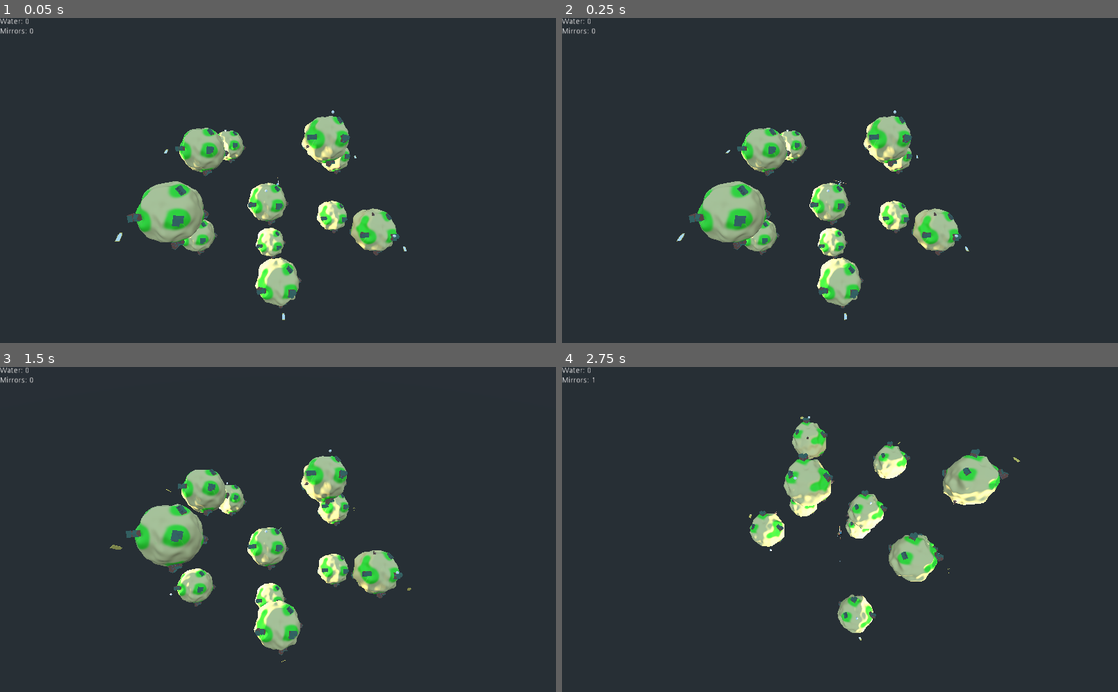
Above: before the commit, frames 1-4 (two rows, left to right).
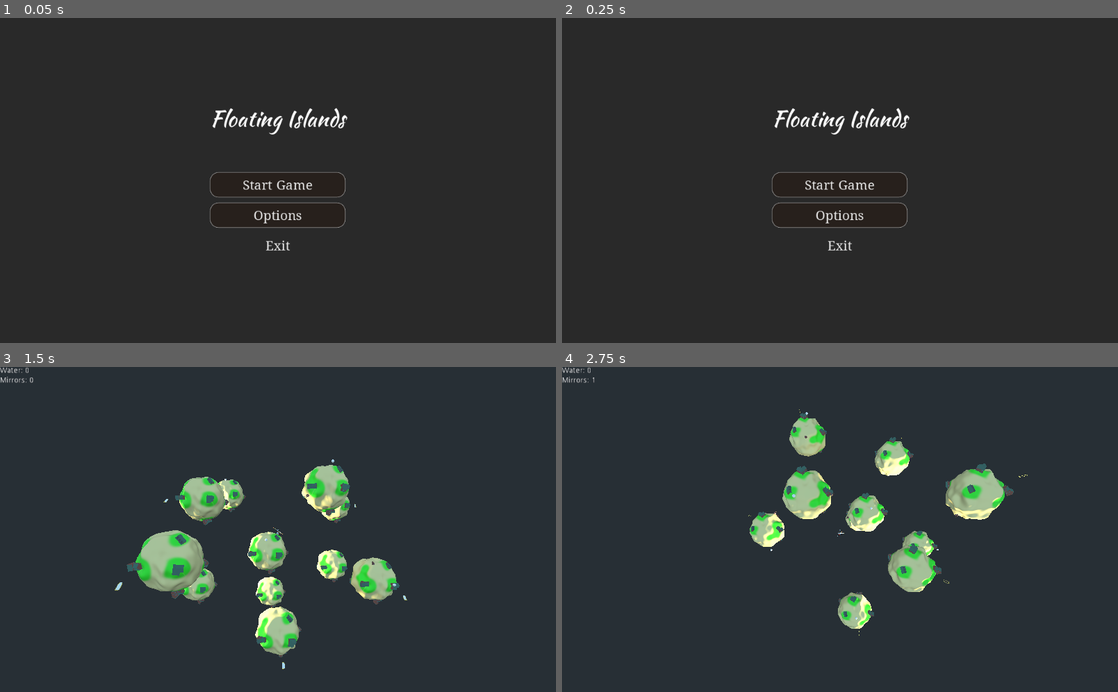
Above: after the commit, the same moments.

Repository: ChrisWhatever1980/ggj23-rooting-islands
Game: Godot game, scene res://StartMenu.tscn
Two runs of this game, one before a commit and one after it. Both use one fixed random seed, a clock stepped at 60 frames per second and the inputs below. Before the commit the project starts from res://World.tscn.
Inputs (mouse positions are in pixels of both pictures, inside the frame that each line leads up to):
- Up to frame 1 (0.05 s): no input
- Up to frame 2 (0.25 s): no input
- Up to frame 3 (1.5 s): click (278, 565) at 0.5 s, where only the run after the commit has a clickable "Options"; click (278, 532) at 1.25 s, where only the run after the commit has a clickable "Start Game"
- Up to frame 4 (2.75 s): move the mouse to (962, 513) at 2.02 s; hold Right (leftstick_right) from 2.03 s (still down); tap 2 (give_mirror) at 2.1 s

The runs differ from the first frame. In frame 1, 11% of the frame differs, in the area x 0-74%, y 0-93%; in frame 2, 11%; in frame 3, 8.3%; in frame 4, 5.5%.

Commit message:
Add initial startup menu

Diff:
--- /dev/null
+++ b/dev/Exit.gd
@@ -0,0 +1,20 @@
+extends ToolButton
+
+
+# Declare member variables here. Examples:
+# var a = 2
+# var b = "text"
+
+
+# Called when the node enters the scene tree for the first time.
+func _ready():
+	self.connect("pressed", self, "on_pressed")
+	pass # Replace with function body.
+
+func on_pressed():
+	get_tree().quit()
+	pass
+
+# Called every frame. 'delta' is the elapsed time since the previous frame.
+#func _process(delta):
+#	pass
--- /dev/null
+++ b/dev/StartGame.gd
@@ -0,0 +1,22 @@
+extends Button
+
+
+# Declare member variables here. Examples:
+# var a = 2
+# var b = "text"
+
+
+# Called when the node enters the scene tree for the first time.
+func _ready():
+	set_focus_mode(true)
+	self.connect("pressed", self, "on_pressed")
+	pass # Replace with function body.
+
+func on_pressed():
+	print('test')
+	get_tree().change_scene("res://World.tscn")
+	pass
+
+# Called every frame. 'delta' is the elapsed time since the previous frame.
+#func _process(delta):
+#	pass
--- /dev/null
+++ b/dev/StartMenu.tscn
@@ -0,0 +1,66 @@
+[gd_scene load_steps=6 format=2]
+
+[ext_resource path="res://Ui.theme" type="Theme" id=1]
+[ext_resource path="res://fonts/KaushanScript-Regular.ttf" type="DynamicFontData" id=2]
+[ext_resource path="res://Exit.gd" type="Script" id=3]
+[ext_resource path="res://StartGame.gd" type="Script" id=4]
+
+[sub_resource type="DynamicFont" id=1]
+size = 40
+font_data = ExtResource( 2 )
+
+[node name="StartMenu" type="Control"]
+anchor_right = 1.0
+anchor_bottom = 1.0
+theme = ExtResource( 1 )
+
+[node name="ColorRect" type="ColorRect" parent="."]
+anchor_right = 1.0
+anchor_bottom = 1.0
+color = Color( 0.164706, 0.164706, 0.164706, 1 )
+
+[node name="CenterContainer" type="CenterContainer" parent="ColorRect"]
+anchor_right = 1.0
+anchor_bottom = 1.0
+size_flags_horizontal = 4
+
+[node name="VBoxContainer" type="VBoxContainer" parent="ColorRect/CenterContainer"]
+margin_left = 387.0
+margin_top = 156.0
+margin_right = 636.0
+margin_bottom = 443.0
+custom_constants/separation = 10
+
+[node name="Label" type="Label" parent="ColorRect/CenterContainer/VBoxContainer"]
+margin_right = 249.0
+margin_bottom = 59.0
+custom_fonts/font = SubResource( 1 )
+text = "Floating Islands"
+
+[node name="Control" type="Control" parent="ColorRect/CenterContainer/VBoxContainer"]
+margin_top = 69.0
+margin_right = 249.0
+margin_bottom = 119.0
+rect_min_size = Vector2( 0, 50 )
+
+[node name="StartGame" type="Button" parent="ColorRect/CenterContainer/VBoxContainer"]
+margin_top = 129.0
+margin_right = 249.0
+margin_bottom = 175.0
+focus_previous = NodePath("../Exit")
+text = "Start Game"
+script = ExtResource( 4 )
+
+[node name="Options" type="Button" parent="ColorRect/CenterContainer/VBoxContainer"]
+margin_top = 185.0
+margin_right = 249.0
+margin_bottom = 231.0
+text = "Options"
+
+[node name="Exit" type="ToolButton" parent="ColorRect/CenterContainer/VBoxContainer"]
+margin_top = 241.0
+margin_right = 249.0
+margin_bottom = 287.0
+focus_next = NodePath("../StartGame")
+text = "Exit"
+script = ExtResource( 3 )
--- /dev/null
+++ b/dev/fonts/Kaushan.tres
@@ -0,0 +1,8 @@
+[gd_resource type="DynamicFont" load_steps=2 format=2]
+
+[sub_resource type="DynamicFontData" id=1]
+font_path = "res://fonts/KaushanScript-Regular.ttf"
+
+[resource]
+size = 40
+font_data = SubResource( 1 )
--- a/dev/project.godot
+++ b/dev/project.godot
@@ -11,7 +11,7 @@
 [application]
 
 config/name="Ggj 23 -rooting-islands"
-run/main_scene="res://World.tscn"
+run/main_scene="res://StartMenu.tscn"
 config/icon="res://icon.png"
 
 [autoload]
Binary file added: dev/Ui.theme
Binary file added: dev/fonts/KaushanScript-Regular.ttf
Binary file added: dev/fonts/NotoSerif-Regular.ttf
